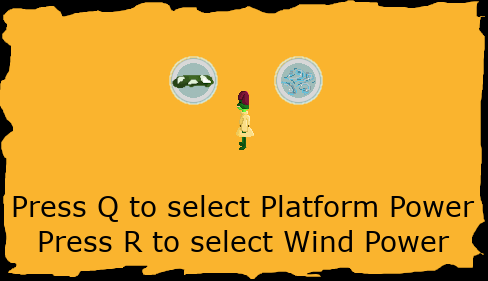
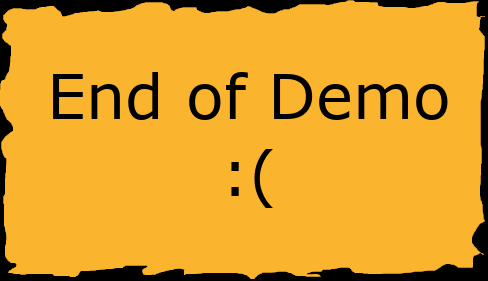
The second 488×281 image is a revision of the first. Changes to its layers:
hid group "Power Select" (8 layers) over box(13, 56, 475, 252)
added layer "End of Demo ..." above "Background copy" over box(53, 72, 448, 208)
